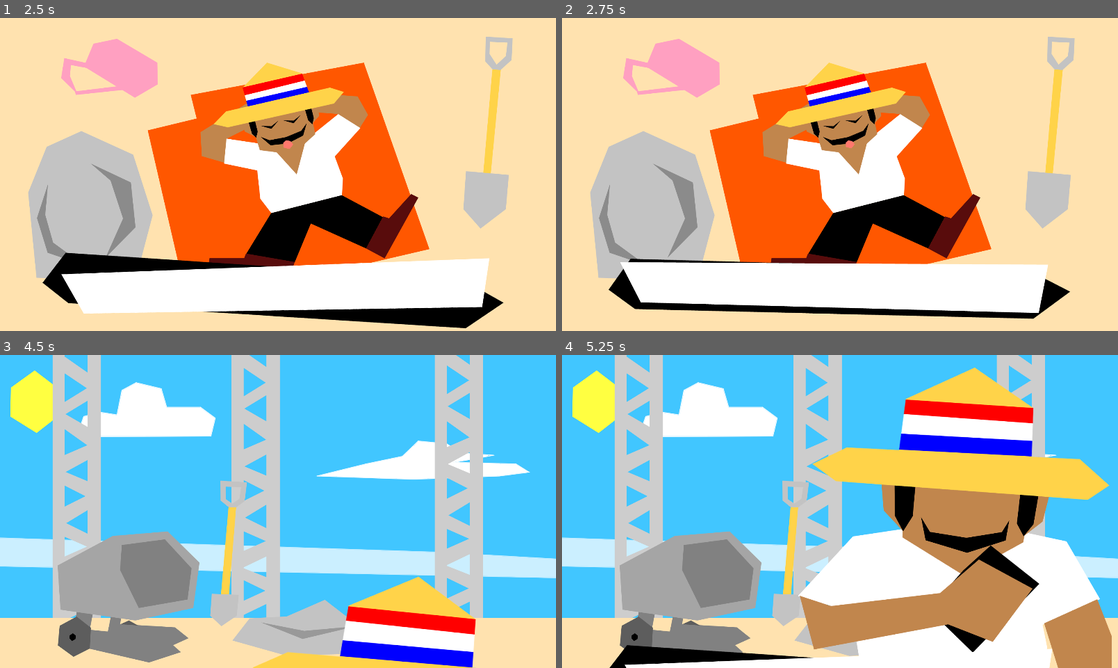
Above: before the commit, frames 1-4 (two rows, left to right).
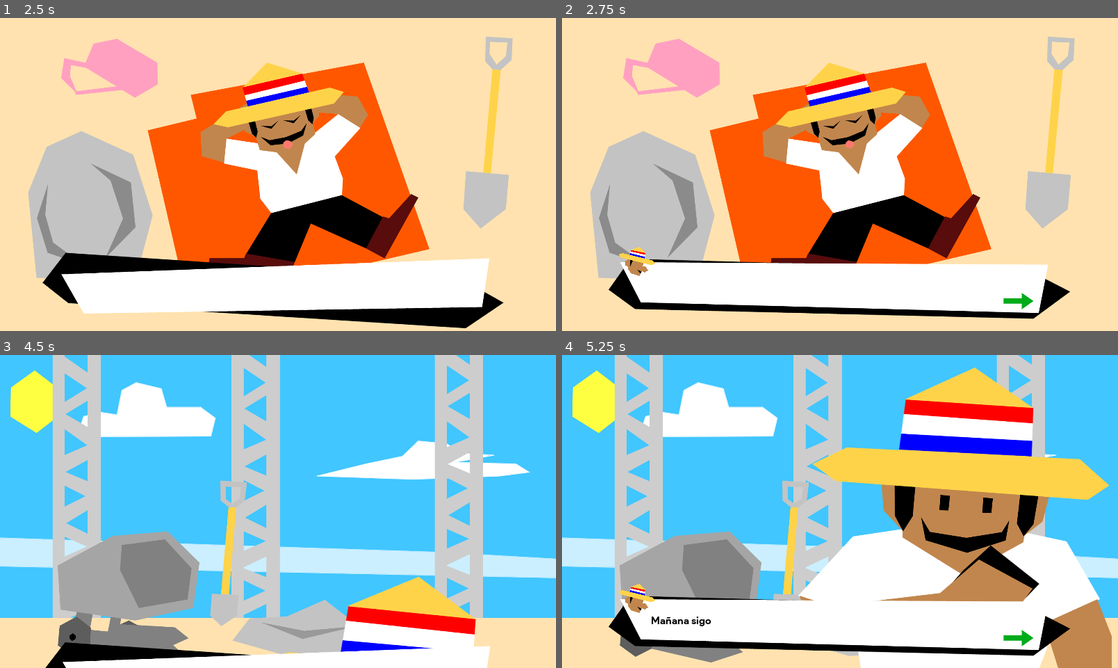
Above: after the commit, the same moments.

Repository: luispereira230797/donmariano
Game: Godot game, scene res://Scenes/Intro1.tscn
Two runs of this game, one before a commit and one after it. Both use one fixed random seed, a clock stepped at 60 frames per second and the inputs below. Sound files missing from this copy of the repository are replaced by a short silence.
Inputs (mouse positions are in pixels of both pictures, inside the frame that each line leads up to):
- Up to frame 1 (2.5 s): tap Enter (ui_accept) at 0.5, 1.35, 1.52, 1.82 s; hold Enter (ui_accept) 0.53-1.28 s; hold Right (ui_right) 0.53-2.03 s; hold Left (ui_left) from 2.03 s (still down); hold Enter (ui_accept) from 2.03 s (still down)
- Up to frame 2 (2.75 s): keep holding Left (ui_left); keep holding Enter (ui_accept)
- Up to frame 3 (4.5 s): release Left (ui_left) at 2.75 s; release Enter (ui_accept) at 2.75 s; click (455, 636) at 2.77 s; click (455, 636) at 3.5 s; tap Enter (ui_accept) at 4.25, 4.35 s; hold Right (ui_right) from 4.28 s (still down)
- Up to frame 4 (5.25 s): keep holding Right (ui_right); tap Enter (ui_accept) at 4.52, 4.82 s; hold Enter (ui_accept) from 5.03 s (still down)

Frame 1 is identical in both runs. In frame 2, 0.4% of the frame differs, in the area x 10-85%, y 73-94%; in frame 3, 4.6%; in frame 4, 13%, in the area x 8-92%, y 44-100%.

Commit message:
Fix dialog issues

Diff:
--- a/Scenes/Cutscene.tscn
+++ b/Scenes/Cutscene.tscn
@@ -12,6 +12,7 @@
 
 [sub_resource type="Animation" id=4]
 resource_name = "ItemSelected"
+length = 0.7
 tracks/0/type = "value"
 tracks/0/path = NodePath("Enemy:visible")
 tracks/0/interp = 1
@@ -84,10 +85,34 @@
 "update": 0,
 "values": [ 6.31731, 6.31731, 4.00035 ]
 }
+tracks/6/type = "value"
+tracks/6/path = NodePath("CharacterSudor:position")
+tracks/6/interp = 1
+tracks/6/loop_wrap = true
+tracks/6/imported = false
+tracks/6/enabled = true
+tracks/6/keys = {
+"times": PoolRealArray( 0, 0.5 ),
+"transitions": PoolRealArray( 1, 1 ),
+"update": 0,
+"values": [ Vector2( 316, 345 ), Vector2( 747, 466 ) ]
+}
+tracks/7/type = "value"
+tracks/7/path = NodePath("CharacterSudor:rotation_degrees")
+tracks/7/interp = 1
+tracks/7/loop_wrap = true
+tracks/7/imported = false
+tracks/7/enabled = true
+tracks/7/keys = {
+"times": PoolRealArray( 0, 0.5, 0.7 ),
+"transitions": PoolRealArray( 1, 1, 1 ),
+"update": 0,
+"values": [ 6.9, 6.9, 4.2055 ]
+}
 
 [sub_resource type="Animation" id=1]
 resource_name = "KilledByDrogadicto"
-length = 2.0
+length = 0.7
 tracks/0/type = "value"
 tracks/0/path = NodePath("Enemy:position")
 tracks/0/interp = 1
@@ -358,6 +383,7 @@
 texture = ExtResource( 5 )
 
 [node name="Items" parent="." instance=ExtResource( 9 )]
+visible = false
 
 [node name="DialogBox" parent="." instance=ExtResource( 6 )]
 
--- a/Scenes/Dialog.tscn
+++ b/Scenes/Dialog.tscn
@@ -7,9 +7,97 @@
 [ext_resource path="res://assets/sprites/continueicon.png" type="Texture" id=5]
 [ext_resource path="res://assets/sprites/minidonmario.png" type="Texture" id=6]
 
+[sub_resource type="Animation" id=10]
+resource_name = "Hide"
+length = 0.1
+tracks/0/type = "value"
+tracks/0/path = NodePath("Sprite2:position")
+tracks/0/interp = 1
+tracks/0/loop_wrap = true
+tracks/0/imported = false
+tracks/0/enabled = true
+tracks/0/keys = {
+"times": PoolRealArray( 0 ),
+"transitions": PoolRealArray( 1 ),
+"update": 0,
+"values": [ Vector2( 649, 568 ) ]
+}
+tracks/1/type = "value"
+tracks/1/path = NodePath("Sprite:position")
+tracks/1/interp = 1
+tracks/1/loop_wrap = true
+tracks/1/imported = false
+tracks/1/enabled = true
+tracks/1/keys = {
+"times": PoolRealArray( 0 ),
+"transitions": PoolRealArray( 1 ),
+"update": 0,
+"values": [ Vector2( 630, 586 ) ]
+}
+tracks/2/type = "value"
+tracks/2/path = NodePath("Sprite2:visible")
+tracks/2/interp = 1
+tracks/2/loop_wrap = true
+tracks/2/imported = false
+tracks/2/enabled = true
+tracks/2/keys = {
+"times": PoolRealArray( 0 ),
+"transitions": PoolRealArray( 1 ),
+"update": 1,
+"values": [ true ]
+}
+tracks/3/type = "value"
+tracks/3/path = NodePath("Sprite:visible")
+tracks/3/interp = 1
+tracks/3/loop_wrap = true
+tracks/3/imported = false
+tracks/3/enabled = true
+tracks/3/keys = {
+"times": PoolRealArray( 0 ),
+"transitions": PoolRealArray( 1 ),
+"update": 1,
+"values": [ true ]
+}
+tracks/4/type = "value"
+tracks/4/path = NodePath("Label:visible")
+tracks/4/interp = 1
+tracks/4/loop_wrap = true
+tracks/4/imported = false
+tracks/4/enabled = true
+tracks/4/keys = {
+"times": PoolRealArray( 0 ),
+"transitions": PoolRealArray( 1 ),
+"update": 1,
+"values": [ false ]
+}
+tracks/5/type = "value"
+tracks/5/path = NodePath("TalkerIcon:visible")
+tracks/5/interp = 1
+tracks/5/loop_wrap = true
+tracks/5/imported = false
+tracks/5/enabled = true
+tracks/5/keys = {
+"times": PoolRealArray( 0 ),
+"transitions": PoolRealArray( 1 ),
+"update": 1,
+"values": [ false ]
+}
+tracks/6/type = "value"
+tracks/6/path = NodePath("ContinueButton:visible")
+tracks/6/interp = 1
+tracks/6/loop_wrap = true
+tracks/6/imported = false
+tracks/6/enabled = true
+tracks/6/keys = {
+"times": PoolRealArray( 0 ),
+"transitions": PoolRealArray( 1 ),
+"update": 1,
+"values": [ false ]
+}
+
 [sub_resource type="Animation" id=1]
 resource_name = "Intro"
-length = 0.75
+length = 0.7
 tracks/0/type = "value"
 tracks/0/path = NodePath("Sprite2:position")
 tracks/0/interp = 1
@@ -58,8 +146,68 @@
 "update": 0,
 "values": [ -2.45741, -2.45741, 0.0 ]
 }
-
-[sub_resource type="Animation" id=2]
+tracks/4/type = "value"
+tracks/4/path = NodePath("Sprite:visible")
+tracks/4/interp = 1
+tracks/4/loop_wrap = true
+tracks/4/imported = false
+tracks/4/enabled = true
+tracks/4/keys = {
+"times": PoolRealArray( 0 ),
+"transitions": PoolRealArray( 1 ),
+"update": 1,
+"values": [ true ]
+}
+tracks/5/type = "value"
+tracks/5/path = NodePath("Sprite2:visible")
+tracks/5/interp = 1
+tracks/5/loop_wrap = true
+tracks/5/imported = false
+tracks/5/enabled = true
+tracks/5/keys = {
+"times": PoolRealArray( 0 ),
+"transitions": PoolRealArray( 1 ),
+"update": 1,
+"values": [ true ]
+}
+tracks/6/type = "value"
+tracks/6/path = NodePath("Label:visible")
+tracks/6/interp = 1
+tracks/6/loop_wrap = true
+tracks/6/imported = false
+tracks/6/enabled = true
+tracks/6/keys = {
+"times": PoolRealArray( 0, 0.7 ),
+"transitions": PoolRealArray( 1, 1 ),
+"update": 1,
+"values": [ false, true ]
+}
+tracks/7/type = "value"
+tracks/7/path = NodePath("ContinueButton:visible")
+tracks/7/interp = 1
+tracks/7/loop_wrap = true
+tracks/7/imported = false
+tracks/7/enabled = true
+tracks/7/keys = {
+"times": PoolRealArray( 0, 0.7 ),
+"transitions": PoolRealArray( 1, 1 ),
+"update": 1,
+"values": [ false, true ]
+}
+tracks/8/type = "value"
+tracks/8/path = NodePath("TalkerIcon:visible")
+tracks/8/interp = 1
+tracks/8/loop_wrap = true
+tracks/8/imported = false
+tracks/8/enabled = true
+tracks/8/keys = {
+"times": PoolRealArray( 0, 0.7 ),
+"transitions": PoolRealArray( 1, 1 ),
+"update": 1,
+"values": [ false, true ]
+}
+
+[sub_resource type="Animation" id=11]
 length = 0.001
 tracks/0/type = "value"
 tracks/0/path = NodePath("Sprite2:position")
@@ -71,10 +219,10 @@
 "times": PoolRealArray( 0 ),
 "transitions": PoolRealArray( 1 ),
 "update": 0,
-"values": [ Vector2( 649, 369 ) ]
+"values": [ Vector2( 649, 568 ) ]
 }
 tracks/1/type = "value"
-tracks/1/path = NodePath("Sprite2:rotation_degrees")
+tracks/1/path = NodePath("Sprite:position")
 tracks/1/interp = 1
 tracks/1/loop_wrap = true
 tracks/1/imported = false
@@ -83,10 +231,10 @@
 "times": PoolRealArray( 0 ),
 "transitions": PoolRealArray( 1 ),
 "update": 0,
-"values": [ 0.0 ]
+"values": [ Vector2( 630, 586 ) ]
 }
 tracks/2/type = "value"
-tracks/2/path = NodePath("Sprite:position")
+tracks/2/path = NodePath("Sprite2:visible")
 tracks/2/interp = 1
 tracks/2/loop_wrap = true
 tracks/2/imported = false
@@ -95,10 +243,10 @@
 "times": PoolRealArray( 0 ),
 "transitions": PoolRealArray( 1 ),
 "update": 0,
-"values": [ Vector2( 630, 387 ) ]
+"values": [ true ]
 }
 tracks/3/type = "value"
-tracks/3/path = NodePath("Sprite:rotation_degrees")
+tracks/3/path = NodePath("Sprite:visible")
 tracks/3/interp = 1
 tracks/3/loop_wrap = true
 tracks/3/imported = false
@@ -107,10 +255,10 @@
 "times": PoolRealArray( 0 ),
 "transitions": PoolRealArray( 1 ),
 "update": 0,
-"values": [ 0.0 ]
+"values": [ true ]
 }
 tracks/4/type = "value"
-tracks/4/path = NodePath("Label:percent_visible")
+tracks/4/path = NodePath("Label:visible")
 tracks/4/interp = 1
 tracks/4/loop_wrap = true
 tracks/4/imported = false
@@ -119,10 +267,10 @@
 "times": PoolRealArray( 0 ),
 "transitions": PoolRealArray( 1 ),
 "update": 0,
-"values": [ 0.0 ]
+"values": [ false ]
 }
 tracks/5/type = "value"
-tracks/5/path = NodePath("TalkerIcon:rotation_degrees")
+tracks/5/path = NodePath("TalkerIcon:visible")
 tracks/5/interp = 1
 tracks/5/loop_wrap = true
 tracks/5/imported = false
@@ -131,10 +279,10 @@
 "times": PoolRealArray( 0 ),
 "transitions": PoolRealArray( 1 ),
 "update": 0,
-"values": [ 14.8542 ]
+"values": [ false ]
 }
 tracks/6/type = "value"
-tracks/6/path = NodePath("TalkerIcon:position")
+tracks/6/path = NodePath("ContinueButton:visible")
 tracks/6/interp = 1
 tracks/6/loop_wrap = true
 tracks/6/imported = false
@@ -143,7 +291,7 @@
 "times": PoolRealArray( 0 ),
 "transitions": PoolRealArray( 1 ),
 "update": 0,
-"values": [ Vector2( 172, 561 ) ]
+"values": [ false ]
 }
 
 [sub_resource type="Animation" id=4]
@@ -159,6 +307,118 @@
 "transitions": PoolRealArray( 1, 1 ),
 "update": 0,
 "values": [ 0.0, 1.0 ]
+}
+
+[sub_resource type="Animation" id=9]
+resource_name = "Visible"
+length = 0.1
+tracks/0/type = "value"
+tracks/0/path = NodePath("Sprite2:visible")
+tracks/0/interp = 1
+tracks/0/loop_wrap = true
+tracks/0/imported = false
+tracks/0/enabled = true
+tracks/0/keys = {
+"times": PoolRealArray( 0 ),
+"transitions": PoolRealArray( 1 ),
+"update": 1,
+"values": [ true ]
+}
+tracks/1/type = "value"
+tracks/1/path = NodePath("Sprite:visible")
+tracks/1/interp = 1
+tracks/1/loop_wrap = true
+tracks/1/imported = false
+tracks/1/enabled = true
+tracks/1/keys = {
+"times": PoolRealArray( 0 ),
+"transitions": PoolRealArray( 1 ),
+"update": 1,
+"values": [ true ]
+}
+tracks/2/type = "value"
+tracks/2/path = NodePath("Sprite2:position")
+tracks/2/interp = 1
+tracks/2/loop_wrap = true
+tracks/2/imported = false
+tracks/2/enabled = true
+tracks/2/keys = {
+"times": PoolRealArray( 0 ),
+"transitions": PoolRealArray( 1 ),
+"update": 0,
+"values": [ Vector2( 649, 369 ) ]
+}
+tracks/3/type = "value"
+tracks/3/path = NodePath("Sprite2:rotation_degrees")
+tracks/3/interp = 1
+tracks/3/loop_wrap = true
+tracks/3/imported = false
+tracks/3/enabled = true
+tracks/3/keys = {
+"times": PoolRealArray( 0 ),
+"transitions": PoolRealArray( 1 ),
+"update": 0,
+"values": [ 0.0 ]
+}
+tracks/4/type = "value"
+tracks/4/path = NodePath("Sprite:position")
+tracks/4/interp = 1
+tracks/4/loop_wrap = true
+tracks/4/imported = false
+tracks/4/enabled = true
+tracks/4/keys = {
+"times": PoolRealArray( 0 ),
+"transitions": PoolRealArray( 1 ),
+"update": 0,
+"values": [ Vector2( 630, 387 ) ]
+}
+tracks/5/type = "value"
+tracks/5/path = NodePath("Sprite:rotation_degrees")
+tracks/5/interp = 1
+tracks/5/loop_wrap = true
+tracks/5/imported = false
+tracks/5/enabled = true
+tracks/5/keys = {
+"times": PoolRealArray( 0 ),
+"transitions": PoolRealArray( 1 ),
+"update": 0,
+"values": [ 0.0 ]
+}
+tracks/6/type = "value"
+tracks/6/path = NodePath("ContinueButton:visible")
+tracks/6/interp = 1
+tracks/6/loop_wrap = true
+tracks/6/imported = false
+tracks/6/enabled = true
+tracks/6/keys = {
+"times": PoolRealArray( 0 ),
+"transitions": PoolRealArray( 1 ),
+"update": 1,
+"values": [ true ]
+}
+tracks/7/type = "value"
+tracks/7/path = NodePath("Label:visible")
+tracks/7/interp = 1
+tracks/7/loop_wrap = true
+tracks/7/imported = false
+tracks/7/enabled = true
+tracks/7/keys = {
+"times": PoolRealArray( 0 ),
+"transitions": PoolRealArray( 1 ),
+"update": 1,
+"values": [ true ]
+}
+tracks/8/type = "value"
+tracks/8/path = NodePath("TalkerIcon:visible")
+tracks/8/interp = 1
+tracks/8/loop_wrap = true
+tracks/8/imported = false
+tracks/8/enabled = true
+tracks/8/keys = {
+"times": PoolRealArray( 0 ),
+"transitions": PoolRealArray( 1 ),
+"update": 1,
+"values": [ true ]
 }
 
 [sub_resource type="DynamicFont" id=3]
@@ -228,21 +488,24 @@
 script = ExtResource( 3 )
 
 [node name="AnimationPlayer" type="AnimationPlayer" parent="."]
+anims/Hide = SubResource( 10 )
 anims/Intro = SubResource( 1 )
-anims/RESET = SubResource( 2 )
+anims/RESET = SubResource( 11 )
 anims/SetText = SubResource( 4 )
+anims/Visible = SubResource( 9 )
 
 [node name="Sprite2" type="Sprite" parent="."]
-position = Vector2( 649, 369 )
+position = Vector2( 649, 568 )
 scale = Vector2( 0.725926, 0.725926 )
 texture = ExtResource( 1 )
 
 [node name="Sprite" type="Sprite" parent="."]
-position = Vector2( 630, 387 )
+position = Vector2( 630, 586 )
 scale = Vector2( 0.695052, 0.695052 )
 texture = ExtResource( 2 )
 
 [node name="Label" type="Label" parent="."]
+visible = false
 margin_left = 205.0
 margin_top = 595.0
 margin_right = 1051.0
@@ -253,6 +516,7 @@
 percent_visible = 0.0
 
 [node name="ContinueButton" type="Button" parent="."]
+visible = false
 margin_left = 1003.0
 margin_top = 603.0
 margin_right = 1315.0
@@ -263,6 +527,7 @@
 flat = true
 
 [node name="TalkerIcon" type="Sprite" parent="."]
+visible = false
 position = Vector2( 172, 561 )
 rotation = 0.259255
 scale = Vector2( 0.164989, 0.164989 )
--- a/Scenes/Intro1.tscn
+++ b/Scenes/Intro1.tscn
@@ -241,6 +241,7 @@
 
 [node name="DialogBox" parent="." instance=ExtResource( 6 )]
 visible = false
+isLocked = true
 
 [node name="Background" type="Sprite" parent="."]
 position = Vector2( 639.889, 361.5 )
--- a/Scenes/Intro2.tscn
+++ b/Scenes/Intro2.tscn
@@ -202,7 +202,7 @@
 script = ExtResource( 5 )
 
 [node name="DialogBox" parent="." instance=ExtResource( 6 )]
-visible = false
+isLocked = true
 
 [node name="Background" type="Sprite" parent="."]
 position = Vector2( 642, 360.813 )
--- a/Scenes/Level1.tscn
+++ b/Scenes/Level1.tscn
@@ -13,6 +13,36 @@
 [ext_resource path="res://assets/sprites/backgroundbottom.png" type="Texture" id=11]
 [ext_resource path="res://Scenes/DeathByFall.tscn" type="PackedScene" id=13]
 [ext_resource path="res://assets/sprites/house.png" type="Texture" id=14]
+
+[sub_resource type="Animation" id=26]
+resource_name = "Intro"
+tracks/0/type = "value"
+tracks/0/path = NodePath("Player:position")
+tracks/0/interp = 1
+tracks/0/loop_wrap = true
+tracks/0/imported = false
+tracks/0/enabled = true
+tracks/0/keys = {
+"times": PoolRealArray( 0, 1 ),
+"transitions": PoolRealArray( 1, 1 ),
+"update": 0,
+"values": [ Vector2( -954.2, 465 ), Vector2( -767.2, 463 ) ]
+}
+
+[sub_resource type="Animation" id=27]
+length = 0.001
+tracks/0/type = "value"
+tracks/0/path = NodePath("Player:position")
+tracks/0/interp = 1
+tracks/0/loop_wrap = true
+tracks/0/imported = false
+tracks/0/enabled = true
+tracks/0/keys = {
+"times": PoolRealArray( 0 ),
+"transitions": PoolRealArray( 1 ),
+"update": 0,
+"values": [ Vector2( -945, 456 ) ]
+}
 
 [sub_resource type="TileSet" id=17]
 0/name = "level1tileset.png 0"
@@ -599,39 +629,19 @@
 [sub_resource type="RectangleShape2D" id=15]
 extents = Vector2( 27.5242, 436.456 )
 
-[sub_resource type="Animation" id=26]
-resource_name = "Intro"
-tracks/0/type = "value"
-tracks/0/path = NodePath("Player:position")
-tracks/0/interp = 1
-tracks/0/loop_wrap = true
-tracks/0/imported = false
-tracks/0/enabled = true
-tracks/0/keys = {
-"times": PoolRealArray( 0, 1 ),
-"transitions": PoolRealArray( 1, 1 ),
-"update": 0,
-"values": [ Vector2( -954.2, 465 ), Vector2( -767.2, 463 ) ]
-}
-
-[sub_resource type="Animation" id=27]
-length = 0.001
-tracks/0/type = "value"
-tracks/0/path = NodePath("Player:position")
-tracks/0/interp = 1
-tracks/0/loop_wrap = true
-tracks/0/imported = false
-tracks/0/enabled = true
-tracks/0/keys = {
-"times": PoolRealArray( 0 ),
-"transitions": PoolRealArray( 1 ),
-"update": 0,
-"values": [ Vector2( -945, 456 ) ]
-}
-
 [node name="TestLevel" type="Node2D"]
 position = Vector2( 1, -1 )
 script = ExtResource( 7 )
+
+[node name="AnimationPlayer" type="AnimationPlayer" parent="."]
+reset_on_save = false
+anims/Intro = SubResource( 26 )
+anims/RESET = SubResource( 27 )
+
+[node name="Player" parent="." instance=ExtResource( 1 )]
+position = Vector2( -786.7, 464 )
+isLocked = true
+animation = "Walk"
 
 [node name="Enemy" parent="." instance=ExtResource( 3 )]
 position = Vector2( 5269, 686 )
@@ -706,14 +716,17 @@
 position = Vector2( 14587, -259 )
 type = 2
 
+[node name="Enemy2" parent="." instance=ExtResource( 3 )]
+position = Vector2( 11995, 129 )
+type = 2
+
 [node name="Enemy21" parent="." instance=ExtResource( 3 )]
 position = Vector2( 15395, -417 )
 type = 2
 nearbyEnemies = [ "Enemy19" ]
 
-[node name="Enemy" parent="Enemy21" instance=ExtResource( 3 )]
-position = Vector2( -3400, 546 )
-type = 2
+[node name="Enemy22" parent="." instance=ExtResource( 3 )]
+position = Vector2( -485, 462 )
 
 [node name="DeathByFall" parent="." instance=ExtResource( 13 )]
 position = Vector2( 2792, 1068 )
@@ -734,11 +747,6 @@
 
 [node name="CanvasLayer" type="CanvasLayer" parent="."]
 
-[node name="Player" parent="." instance=ExtResource( 1 )]
-position = Vector2( -945, 456 )
-isLocked = true
-animation = "Walk"
-
 [node name="ParallaxBackground4" type="ParallaxBackground" parent="."]
 layer = -98
 scroll_ignore_camera_zoom = true
@@ -845,13 +853,9 @@
 stream = ExtResource( 5 )
 volume_db = -8.0
 
-[node name="AnimationPlayer" type="AnimationPlayer" parent="."]
-anims/Intro = SubResource( 26 )
-anims/RESET = SubResource( 27 )
-
+[connection signal="animation_finished" from="AnimationPlayer" to="." method="_on_AnimationPlayer_animation_finished"]
 [connection signal="dieByFall" from="DeathByFall" to="." method="_on_DeathByFall_dieByFall"]
 [connection signal="body_entered" from="Area2D" to="." method="_on_Area2D_body_entered"]
 [connection signal="dieByFall" from="DeathByFall2" to="." method="_on_DeathByFall2_dieByFall"]
 [connection signal="dieByFall" from="DeathByFall3" to="." method="_on_DeathByFall3_dieByFall"]
 [connection signal="dieByFall" from="DeathByFall4" to="." method="_on_DeathByFall4_dieByFall"]
-[connection signal="animation_finished" from="AnimationPlayer" to="." method="_on_AnimationPlayer_animation_finished"]
--- a/Scripts/Cutscene.gd
+++ b/Scripts/Cutscene.gd
@@ -10,15 +10,17 @@
 # Called when the node enters the scene tree for the first time.
 func _ready():
 	reset()
+	$Items.visible = false
 	$AudioStreamPlayer.play()
-	$Items.visible = false
+	$DialogBox.playIntro()
 # Called every frame. 'delta' is the elapsed time since the previous frame.
 #func _process(delta):
 #	pass
 
 
 func _on_AnimationPlayer_animation_finished(anim_name):
-	pass
+	if anim_name == "KilledByDrogadicto" || anim_name == "ItemSelected":
+		pass
 
 func _button_pressed(button):
 	Global.select(button.text)
@@ -28,7 +30,7 @@
 	if Global.itemSelected:
 		Global.back()
 	elif Global.items.size() > 0:
-		$DialogBox.visible = false
+		$DialogBox.hide()
 		$Items.visible = true
 		$Items.playIntro()
 	elif die:
@@ -38,15 +40,11 @@
 		$DialogBox.setTextAndIcon("¡Ah no tienes nada! ¡Entonces me llevo tu vida!", Global.miniDrogadicto)
 		die = true
 
-func itemSelected():
-	reset()
-
 func reset():
-	$DialogBox.visible = true
 	$AnimationPlayer.play(Global.current_scene)
-	$DialogBox.setTextAndIcon(Global.cutsceneFirstText, Global.cutsceneFirstIcon)
 
 
 func _on_ItemsCanvasLayer_itemSelected():
 	$Items.visible = false
 	reset()
+	$DialogBox.playIntro()
--- a/Scripts/Dialog.gd
+++ b/Scripts/Dialog.gd
@@ -1,16 +1,15 @@
 extends CanvasLayer
 signal next()
 signal finishIntro()
-var isLocked = true
+export var isLocked = false
 # Declare member variables here. Examples:
 # var a = 2
 # var b = "text"
 
 # Called when the node enters the scene tree for the first time.
 func _ready():
-	$AnimationPlayer.play("Intro")
-	$ContinueButton.visible = false
-	setTextAndIcon(Global.cutsceneFirstText, Global.cutsceneFirstIcon)
+	pass
+	#$AnimationPlayer.play("Intro")
 
 # Called every frame. 'delta' is the elapsed time since the previous frame.
 #func _process(delta):
@@ -24,7 +23,7 @@
 	if anim_name == "Intro":
 		isLocked = false
 		$ContinueButton.visible = true
-		setTextAndIcon(Global.text, "")
+		setTextAndIcon(Global.cutsceneFirstText, Global.cutsceneFirstIcon)
 		emit_signal("finishIntro")
 
 func _on_ContinueButton_pressed():
@@ -43,4 +42,11 @@
 		$TalkerIcon.texture = null
 
 func playIntro():
+	setText("")
 	$AnimationPlayer.play("Intro")
+
+func hide():
+	$AnimationPlayer.play("Hide")
+
+func show():
+	$AnimationPlayer.play("Visible")
--- a/Scripts/Enemy.gd
+++ b/Scripts/Enemy.gd
@@ -1,6 +1,6 @@
 extends KinematicBody2D
 
-const speed = 50
+var speed = 50
 const gravity = 20
 var velocity = Vector2()
 var moving_left = true
@@ -13,23 +13,21 @@
 func _ready():
 	if type == 2:
 		$Container/Sprite.modulate = Color(1, 0, 0)
+		speed = speed*5
 
 func _process(delta):
 	move_character()
 	turn()
 
 func move_character():
-	var auxSpeed = speed
-	if type == 2:
-		auxSpeed = auxSpeed*5
 	velocity.y += gravity
 	$AnimationPlayer.play("Walk")
 	if move:
 		if moving_left:
-			velocity.x = -auxSpeed
+			velocity.x = -speed
 			velocity = move_and_slide(velocity, Vector2.UP)
 		else:
-			velocity.x = auxSpeed
+			velocity.x = speed
 			velocity = move_and_slide(velocity, Vector2.UP)
 	else:
 		velocity.x = 0
--- a/Scripts/FinalScene.gd
+++ b/Scripts/FinalScene.gd
@@ -11,7 +11,7 @@
 func _ready():
 	$AnimationPlayer.play("Intro")
 	$AudioStreamPlayer.play()
-	$DialogBox.visible = false
+	$DialogBox.playIntro()
 	var final = Global.getFinal()
 	if final == "final1":
 		dialog.append_array(Global.final1)
@@ -37,7 +37,6 @@
 
 func _on_AnimationPlayer_animation_finished(anim_name):
 	if anim_name == "Intro":
-		$DialogBox.visible = true
 		$DialogBox.setTextAndIcon(dialog[pos].text, dialog[pos].talker)
 		set_expressions(pos)
 		pos+=1
--- a/Scripts/Global.gd
+++ b/Scripts/Global.gd
@@ -15,6 +15,7 @@
 var lastCheckPoint = null
 var lastEnemy = null
 var lastPosition = null
+var isFirstTime = true
 var gameOverFinalText = ""
 var gameOverMessage = ""
 var gameOverText = ""
--- a/Scripts/Intro2.gd
+++ b/Scripts/Intro2.gd
@@ -11,6 +11,7 @@
 
 # Called when the node enters the scene tree for the first time.
 func _ready():
+	$DialogBox.playIntro()
 	$AnimationPlayer.play("Intro")
 	$AudioStreamPlayer.play()
 	$AudioStreamPlayer.seek(Global.introMusicTime)
@@ -29,8 +30,7 @@
 
 func _on_AnimationPlayer_animation_finished(anim_name):
 	if anim_name == "Intro":
-		$DialogBox.visible = true
-		$DialogBox.playIntro()
+		pass
 	elif anim_name == "End":
 		get_tree().change_scene("res://Scenes/Level1.tscn")
 
@@ -40,7 +40,7 @@
 		set_expressions(pos)
 		pos+=1
 	else:
-		$DialogBox.visible = false
+		$DialogBox.hide()
 		$AnimationPlayer.play("End")
 
 
--- a/Scripts/Level1.gd
+++ b/Scripts/Level1.gd
@@ -7,8 +7,12 @@
 
 # Called when the node enters the scene tree for the first time.
 func _ready():
-	$AnimationPlayer.play("Intro")
-	$Player/Camera2D.process_mode = Camera2D.CAMERA2D_PROCESS_IDLE
+	if Global.isFirstTime:
+		Global.isFirstTime = false
+		$AnimationPlayer.play("Intro")
+		$Player/Camera2D.process_mode = Camera2D.CAMERA2D_PROCESS_IDLE
+	else:
+		$Player.isLocked = false
 	if Global.lastPosition:
 		$Player/Camera2D.smoothing_enabled = false
 		get_node(Global.lastEnemy).remove(self)
--- a/Scripts/Player.gd
+++ b/Scripts/Player.gd
@@ -64,7 +64,6 @@
 				$JumpSoundPlayer.play()
 				jumping = true
 			if $RayCast2DBottom.is_colliding() || $RayCast2DBottom2.is_colliding():
-				jumping = false
 				motion.y = jumpHeight
 			elif timeInAir < 0.25:
 				motion.y = jumpHeight
Not shown: 1 places in Scenes/Dialog.tscn that only renumber resources
